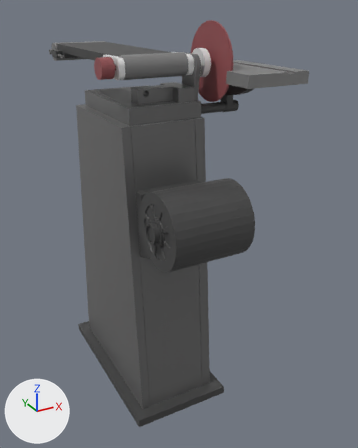
A saved change to the glTF model lijadora.glb.
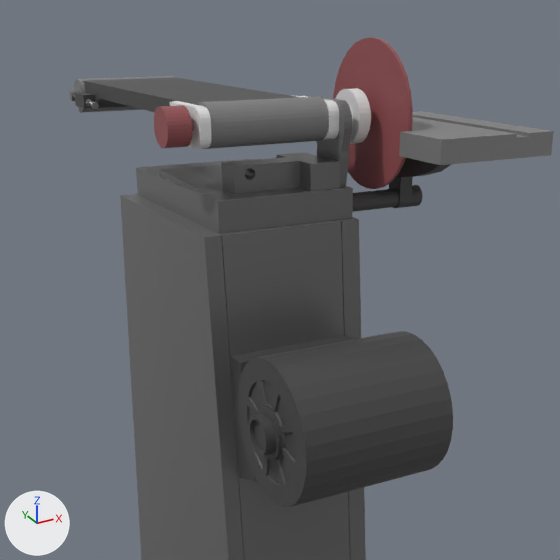
Each version appears first whole from a 50 mm lens placed at (-0.561, -1.262, 1.105), pointed at (0.12, -0.024, 0.486), and next in a close-up on the part from 3% to 87% of the width and 0% to 67% of the height. Arrows for +X, +Y and +Z are at lower left; the lights stay in place. Where no turn or scale is listed for an object, it has been applied to the vertices. Vertices at the same position are counted once.
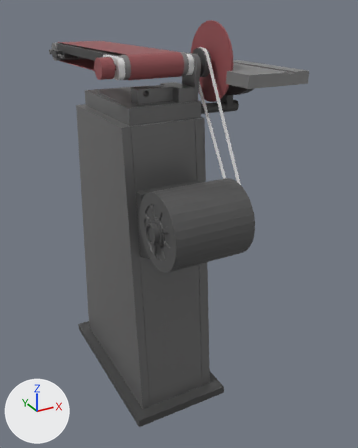
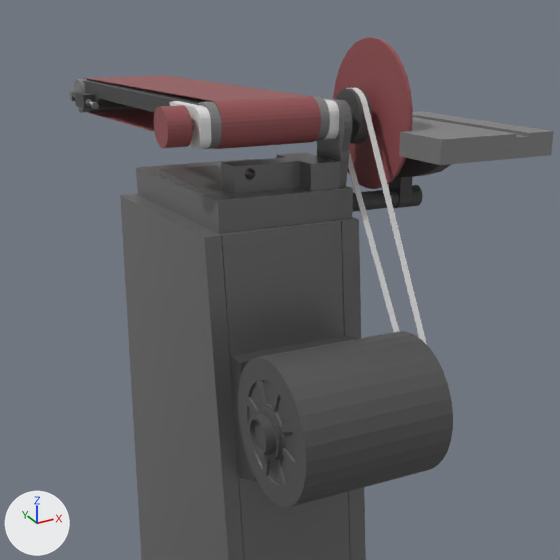
The newer file is also rescaled (x92.93), turned or shifted as a whole; pictures and numbers use the older file's frame.

Where the change shows, as pixel boxes [x1, y1, x2, y2] in the close-ups (560 x 560 px):
'Cylinder.010', added (brown): after [84, 75, 321, 149]
'Cylinder.008', added: after [346, 88, 427, 345]
'Cylinder.003', recoloured (grey to black): [335, 88, 372, 144] in both
part 1 of me_cylinder_003, recoloured: [254, 331, 429, 485] in both
'Cylinder.007', unchanged, covered by the edit: before [198, 96, 329, 149]; after [198, 96, 330, 149]

The change, as a list of edits to the scene's bpy script:
```text
Add mat_material:
    mat_material = principled_material('Material')
    mat_material.base_color = (0.0898, 0.0898, 0.0898)  # dark grey #555555
Add mat_material_005:
    mat_material_005 = principled_material('Material.005')
    mat_material_005.base_color = (0.0, 0.0, 0.0)  # black #000000
Change me_cylinder_003:
    used by ob_cylinder_002; location = (0.0, -0.324, 0.627)
    remove me_cylinder_003.from_pydata(...)  # 1024 vertices, 2044 faces; spans x -0.121..0.139, y -0.095..0.095, z -0.095..0.095
    add me_cylinder_003.from_pydata(...)  # 1057 vertices, 2028 faces; spans x -0.121..0.139, y -0.095..0.095, z -0.095..0.095
    me_cylinder_003 part 1: 1996 faces spanning x -0.121..0.139, y -0.095..0.095, z -0.095..0.095 switch from mat_material_003 (dark grey #464646) to mat_material (dark grey #555555)
    add me_cylinder_003.materials.append(mat_material_005)  # black #000000
Change me_cylinder:
    where me_cylinder.from_pydata(...)  # 192 vertices, 380 faces; spans x -0.0185..0.009, y -0.0361..0.0361, z -0.0361..0.0361
    add me_cylinder.materials.append(mat_material)  # dark grey #555555
Add me_cylinder_012:
    me_cylinder_012.from_pydata(...)  # 816 vertices, 1632 faces; spans x -0.081..0.067, y -0.144..0.464, z 0.94..1.002
    me_cylinder_012.materials.append(mat_material_001)  # brown #975154
Add me_cylinder_009:
    me_cylinder_009.from_pydata(...)  # 756 vertices, 1512 faces; spans x 0.125..0.134, y -0.344..-0.077, z 0.6..1.01
Add ob_cylinder_010:
    ob_cylinder_010 = bpy.data.objects.new('Cylinder.010', me_cylinder_012)
    ob_cylinder_010.location = (0.002, -0.007, 0.0)
Add ob_cylinder_008:
    ob_cylinder_008 = bpy.data.objects.new('Cylinder.008', me_cylinder_009)
    ob_cylinder_008.location = (0.002, -0.007, 0.0)
```
